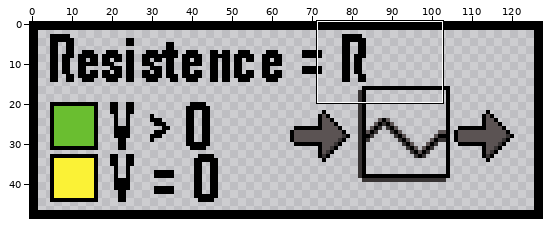
File history of a pixel-art file, Assets/Sprites/Sprite-0003.aseprite. Above, an overview of the earlier version with the close-up marked.
Close-up. First the earlier version:
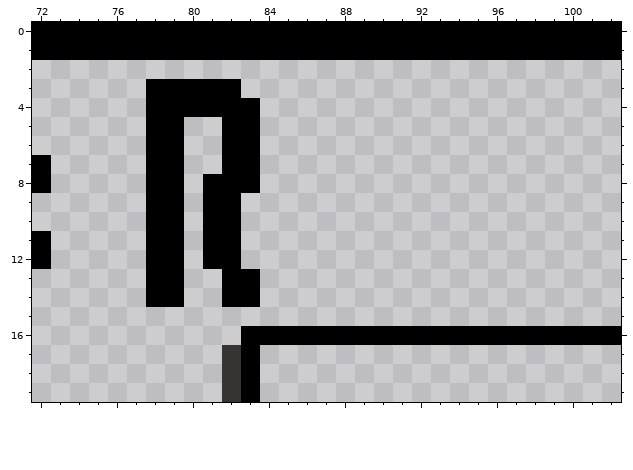
128x49 pixels, 1 frame. Colours within 5 levels of each other are drawn and written as one. Shown: x 72..102, y 0..19. The commit also changed other parts of the picture, which this record leaves out.
New version:
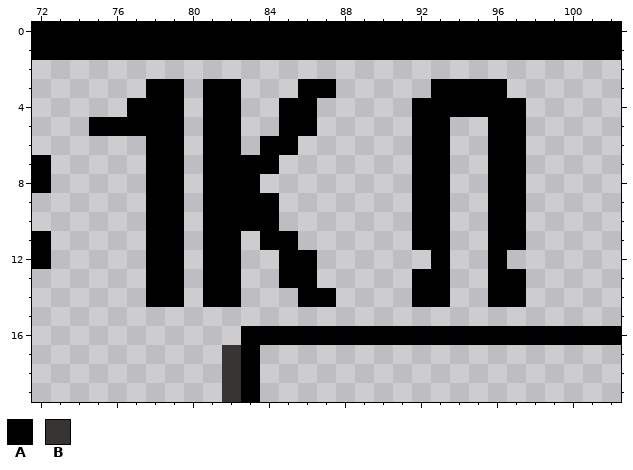
Palette (. is transparent): A #000000  B #383434
Change:
y 3: x 80 A -> .; x 86..87 .. -> AA; x 93..96 .... -> AAAA
y 4: x 77 . -> A; x 80 A -> .; x 83 A -> .; x 85..86 .. -> AA; x 92..97 ...... -> AAAAAA
y 5: x 75..77 ... -> AAA; x 81 . -> A; x 83 A -> .; x 85..86 .. -> AA; x 92..93 .. -> AA; x 96..97 .. -> AA
y 6: x 81 . -> A; x 83..85 A.. -> .AA; x 92..93 .. -> AA; x 96..97 .. -> AA
y 7: x 81 . -> A; x 84 . -> A; x 92..93 .. -> AA; x 96..97 .. -> AA
y 8: x 92..93 .. -> AA; x 96..97 .. -> AA
y 9..10: x 83..84 .. -> AA; x 92..93 .. -> AA; x 96..97 .. -> AA
y 11: x 84..85 .. -> AA; x 92..93 .. -> AA; x 96..97 .. -> AA
y 12: x 85..86 .. -> AA; x 93 . -> A; x 96 . -> A
y 13: x 81 . -> A; x 83 A -> .; x 85..86 .. -> AA; x 92..93 .. -> AA; x 96..97 .. -> AA
y 14: x 81 . -> A; x 83 A -> .; x 86..87 .. -> AA; x 92..93 .. -> AA; x 96..97 .. -> AA
